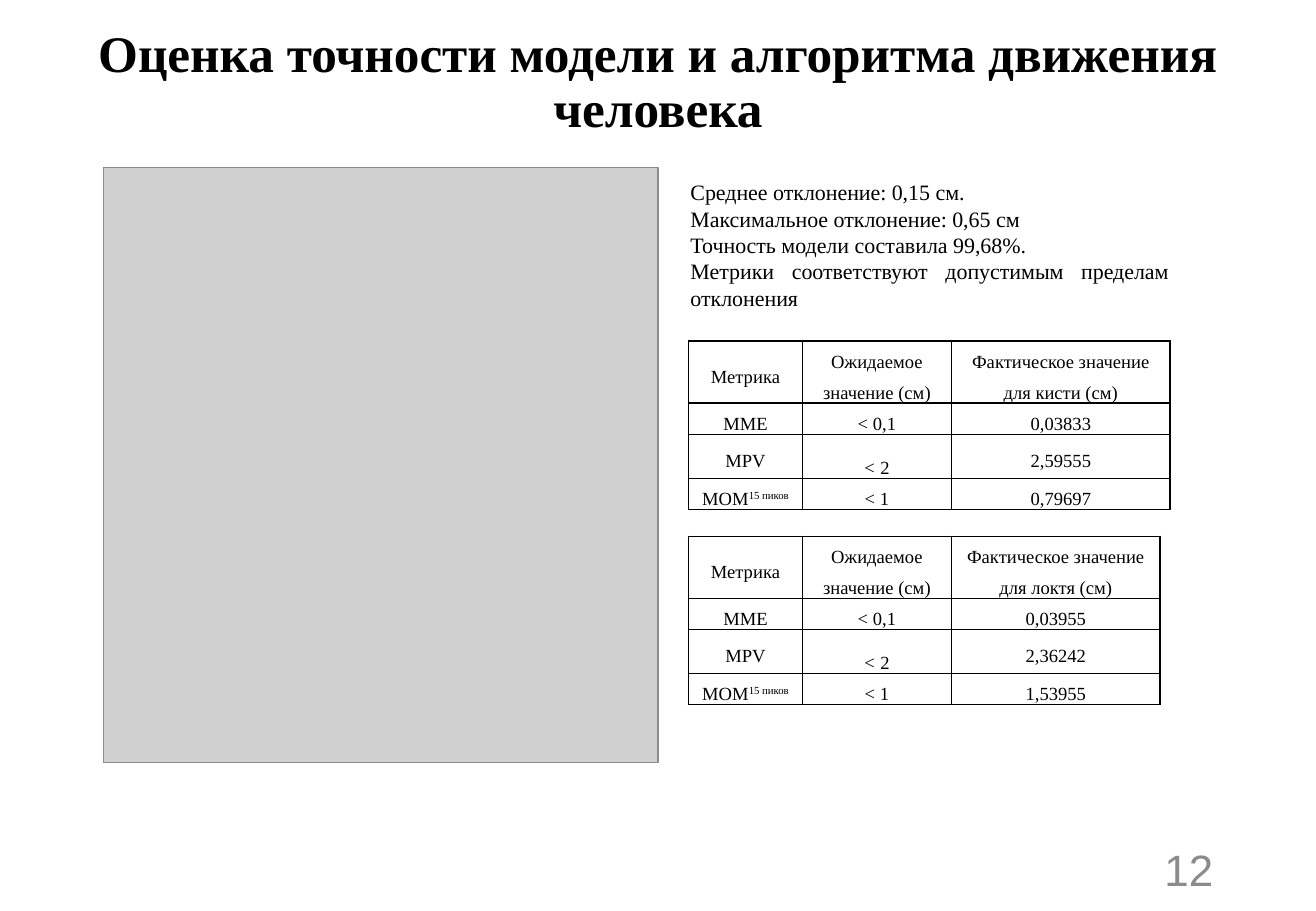
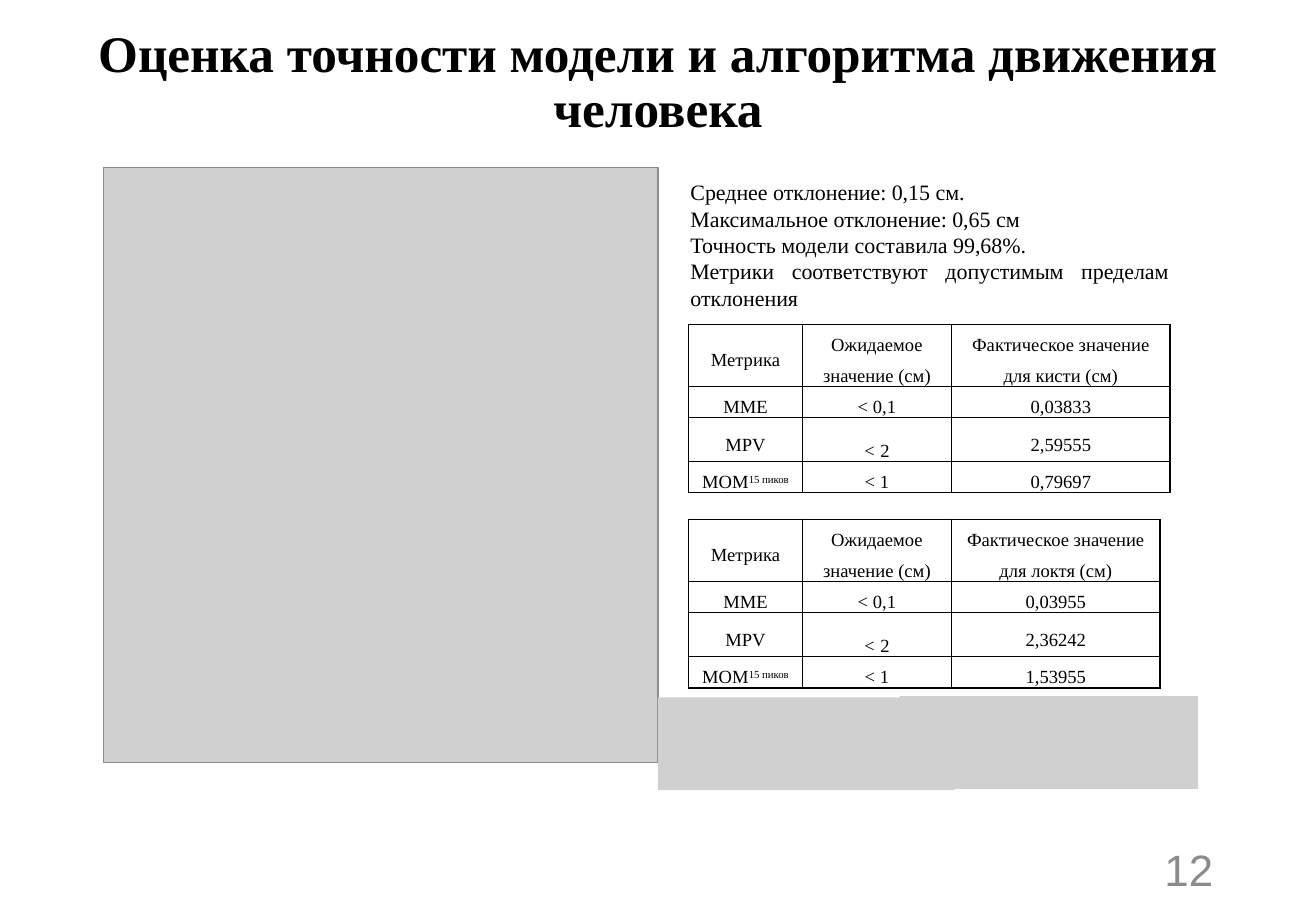
Before and after one commit to n7arti/MIET.Magistratura, a slide deck: slide 12 of Диссертация/Смотр 2 курс 2 семестр/Артамонова_презентация.pptx. Drawn at 1316x911 pixels with LibreOffice and Linux fonts; fonts in the diff are those of the drawing; grey boxes stand for pictures. Boxes give left, top, right and bottom in pixels: in the first picture for what was removed or moved away, otherwise in the second. Text is boxed around its words. In the diff, an @@ line names an element or a change of style, - is before the commit and + after.

```diff
--- a/Диссертация/Смотр 2 курс 2 семестр/Артамонова_презентация.pptx
+++ b/Диссертация/Смотр 2 курс 2 семестр/Артамонова_презентация.pptx
@@ table: place and size @@
-table at <box>689,341,1171,514</box>
+table at <box>689,324,1171,497</box>
@@ table: place and size @@
-table at <box>689,536,1162,709</box>
+table at <box>689,520,1162,692</box>
@@ picture added at <box>659,697,955,790</box> @@
@@ picture added at <box>900,696,1199,789</box> @@
```
Also in this commit, not shown: 3 other slides changed, 2 other files.
